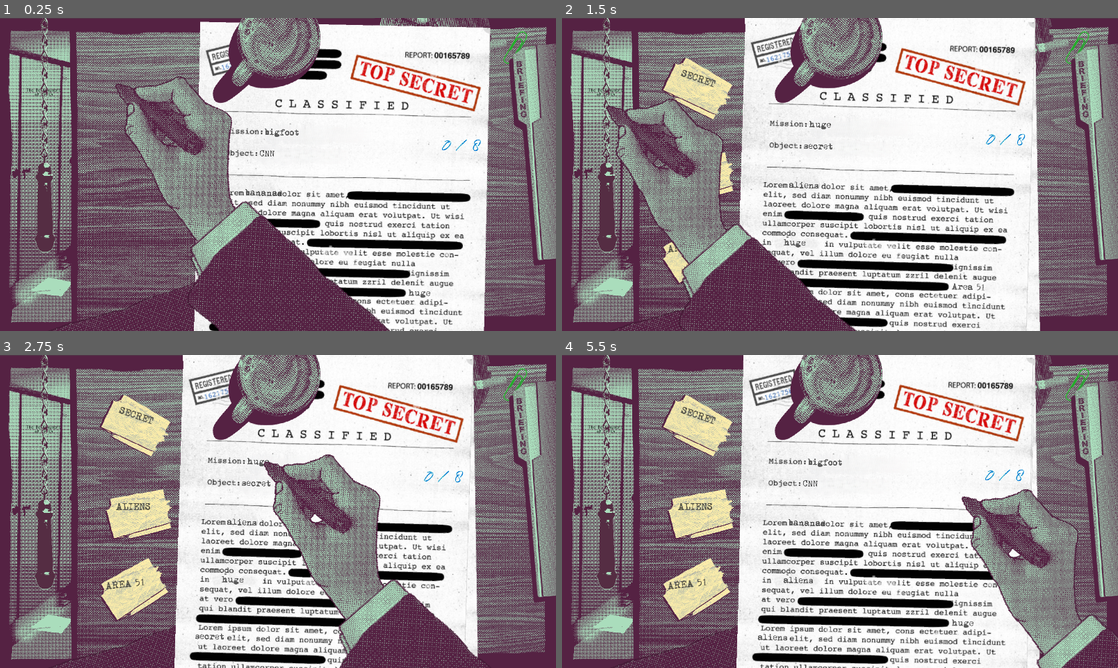
Above: before the commit, frames 1-4 (two rows, left to right).
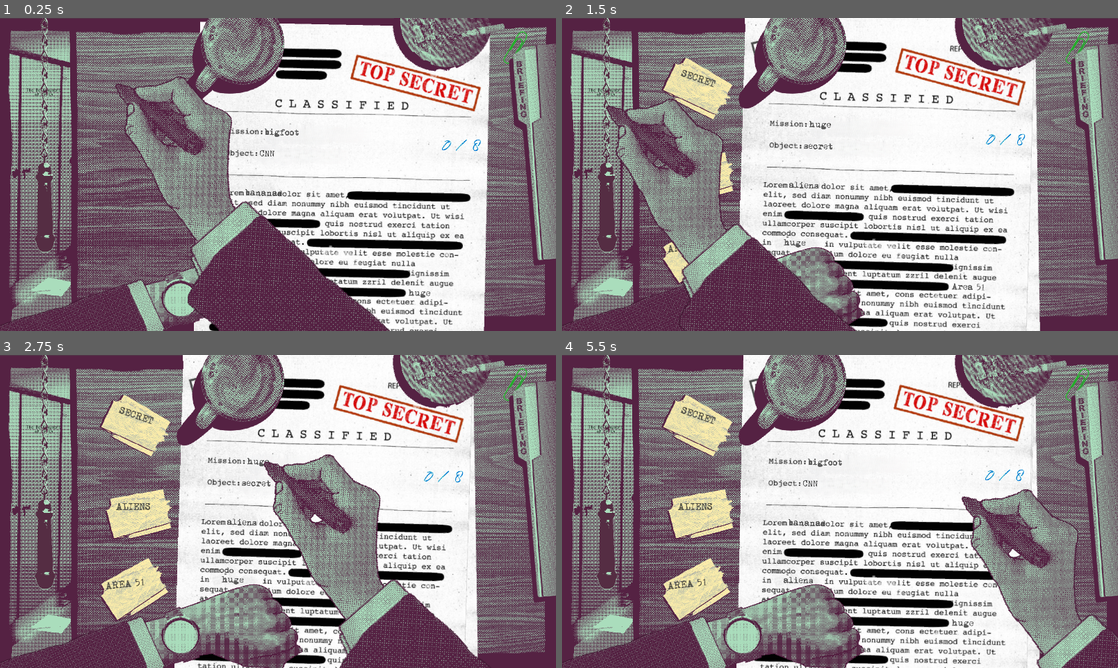
Above: after the commit, the same moments.

Repository: dx0ne/komiksjam2026
Game: Godot game, scene res://game.tscn
The game is run twice, just before and just after one commit, with the same random seed, the same clock (stepped at 60 frames per second) and the same inputs.
Inputs (mouse positions are in pixels of both pictures, inside the frame that each line leads up to):
- Up to frame 1 (0.25 s): no input
- Up to frame 2 (1.5 s): click (823, 124) at 0.52 s; click (606, 105) at 1.25 s
- Up to frame 3 (2.75 s): click (261, 461) at 2.02 s
- Up to frame 4 (5.5 s): click (606, 442) at 2.75 s; click (823, 461) at 3.52 s; click (606, 442) at 4.25 s; tap Enter at 5 s; move the mouse to (962, 495) at 5.02 s; hold Space (next_document) from 5.03 s (still down); click (962, 495) at 5.17 s

The runs differ from the first frame. In frame 1, 9.2% of the frame differs, in the area x 0-92%, y 0-100%; in frame 2, 9.8%; in frame 3, 14%; in frame 4, 14%.
Error in both runs: Out of bounds set index '-1' (on base: 'PackedColorArray') (res://lines.gd:34)

Commit message:
Zmiana polozenie elemetow

Diff:
--- a/potty-secret/game.tscn
+++ b/potty-secret/game.tscn
@@ -24,14 +24,6 @@
 position = Vector2(960, 541)
 texture = ExtResource("3_vef74")
 
-[node name="RekaZegar" type="Sprite2D" parent="." unique_id=1667004532]
-position = Vector2(608, 1168)
-texture = ExtResource("4_hve3p")
-
-[node name="Popielniczka" type="Sprite2D" parent="." unique_id=653389244]
-position = Vector2(1514, 70)
-texture = ExtResource("5_hve3p")
-
 [node name="papers_container" type="Node2D" parent="." unique_id=2081387175]
 unique_name_in_owner = true
 position = Vector2(654, 0)
@@ -51,6 +43,14 @@
 position = Vector2(1798.7954, 213.66669)
 rotation = -0.41111943
 
+[node name="Teczka" type="Sprite2D" parent="." unique_id=1944249299]
+position = Vector2(1901, 466)
+texture = ExtResource("11_iotsf")
+
+[node name="Teczka2" type="Sprite2D" parent="." unique_id=295684005]
+position = Vector2(1939, 457)
+texture = ExtResource("12_lc2xo")
+
 [node name="toilet_handle" type="Node2D" parent="." unique_id=866905755]
 unique_name_in_owner = true
 
@@ -66,20 +66,22 @@
 unique_name_in_owner = true
 position = Vector2(425, 0)
 
+[node name="Sprite2D" type="Sprite2D" parent="." unique_id=653389244]
+position = Vector2(1550, 17)
+scale = Vector2(0.81707317, 0.81707317)
+texture = ExtResource("5_hve3p")
+
+[node name="RekaZegar" type="Sprite2D" parent="." unique_id=1667004532]
+position = Vector2(372.00003, 1134)
+scale = Vector2(0.84229827, 0.84229827)
+texture = ExtResource("4_hve3p")
+
+[node name="Kawa" type="Sprite2D" parent="." unique_id=2041212742]
+position = Vector2(796, 126)
+texture = ExtResource("10_mfdv2")
+
 [node name="marker_Node2D" parent="." unique_id=1371813690 instance=ExtResource("5_7jktm")]
 position = Vector2(-23, 9)
-
-[node name="Kawa" type="Sprite2D" parent="." unique_id=2041212742]
-position = Vector2(921, 107)
-texture = ExtResource("10_mfdv2")
-
-[node name="Teczka" type="Sprite2D" parent="." unique_id=1944249299]
-position = Vector2(1901, 466)
-texture = ExtResource("11_iotsf")
-
-[node name="Teczka2" type="Sprite2D" parent="." unique_id=295684005]
-position = Vector2(1939, 457)
-texture = ExtResource("12_lc2xo")
 
 [connection signal="draw" from="." to="." method="_on_draw"]
 [connection signal="ready" from="." to="." method="_on_ready"]
